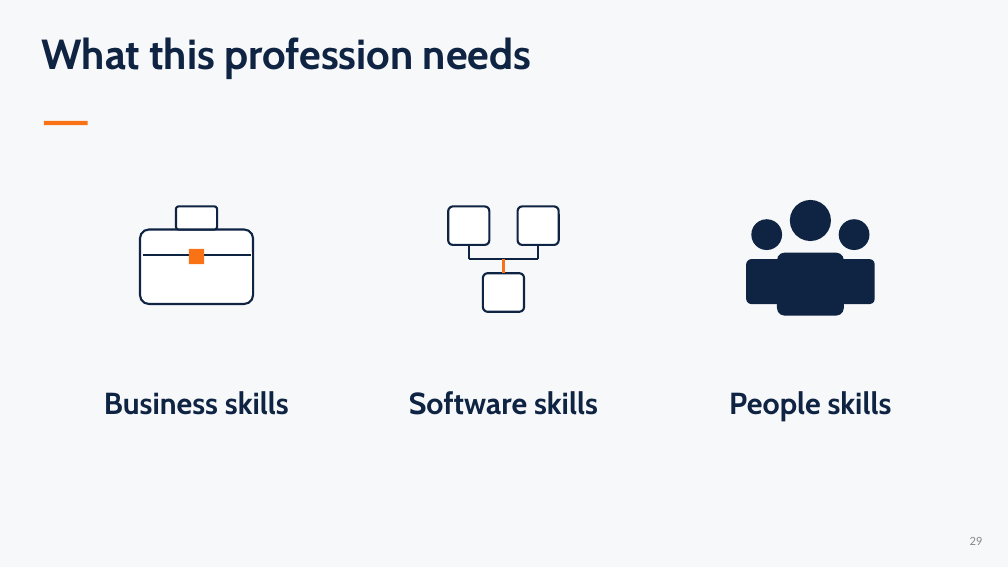
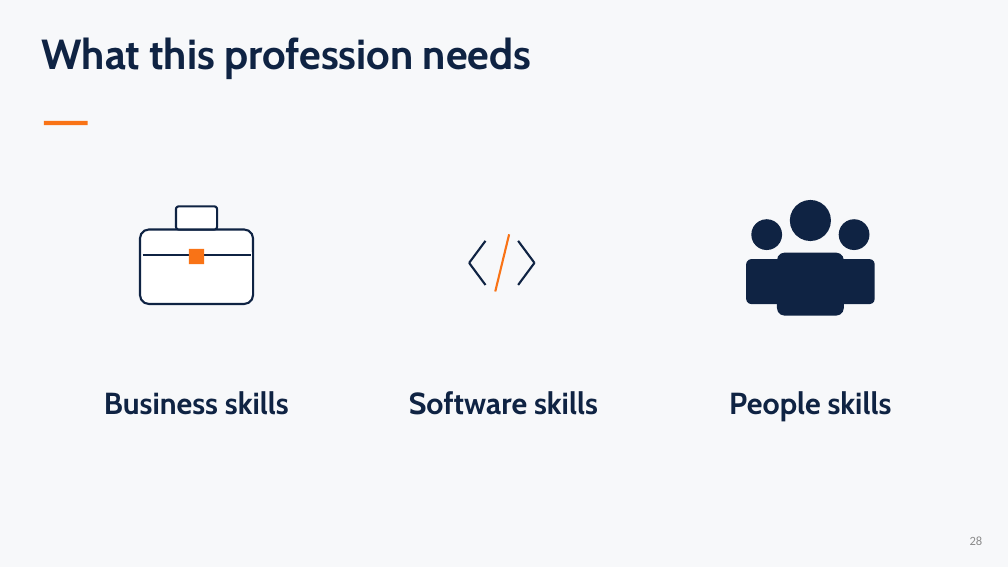
Before and after one commit to sefop/sefop-sctc-2026, a slide deck: slide 28 of SCTC-2026-Airlines-Optimization-Workshop.pptx (slide 29 before the commit). Drawn at 1008x567 pixels with LibreOffice and Linux fonts; fonts in the diff are those of the drawing. Boxes give left, top, right and bottom in pixels: in the first picture for what was removed or moved away, otherwise in the second. Text is boxed around its words. In the diff, an @@ line names an element or a change of style, - is before the commit and + after.

Commit message:
ppt ready

```diff
--- a/SCTC-2026-Airlines-Optimization-Workshop.pptx
+++ b/SCTC-2026-Airlines-Optimization-Workshop.pptx
@@ rounded rectangle removed at box(448, 206, 489, 245) @@
@@ rounded rectangle removed at box(518, 206, 559, 245) @@
@@ line moved from (504, 259) - (504, 273) to (509, 234) - (495, 292) @@
@@ line moved from (469, 245) - (469, 259) to (485, 241) - (470, 263) @@
@@ line added from (470, 263) to (485, 285), #0F2343 2 pt @@
@@ line moved from (538, 245) - (538, 259) to (518, 241) - (535, 263) @@
@@ line moved from (469, 259) - (538, 259) to (535, 263) - (518, 285) @@
@@ rounded rectangle removed at box(483, 273, 524, 312) @@
```
Also in this commit, not shown: 3 slides added, 4 slides removed, 14 other files.
